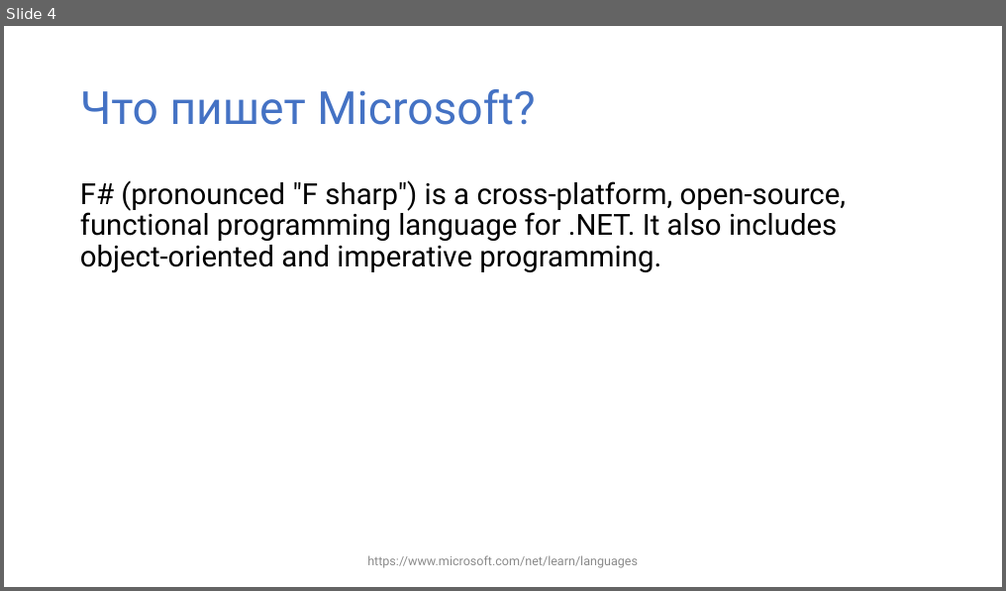
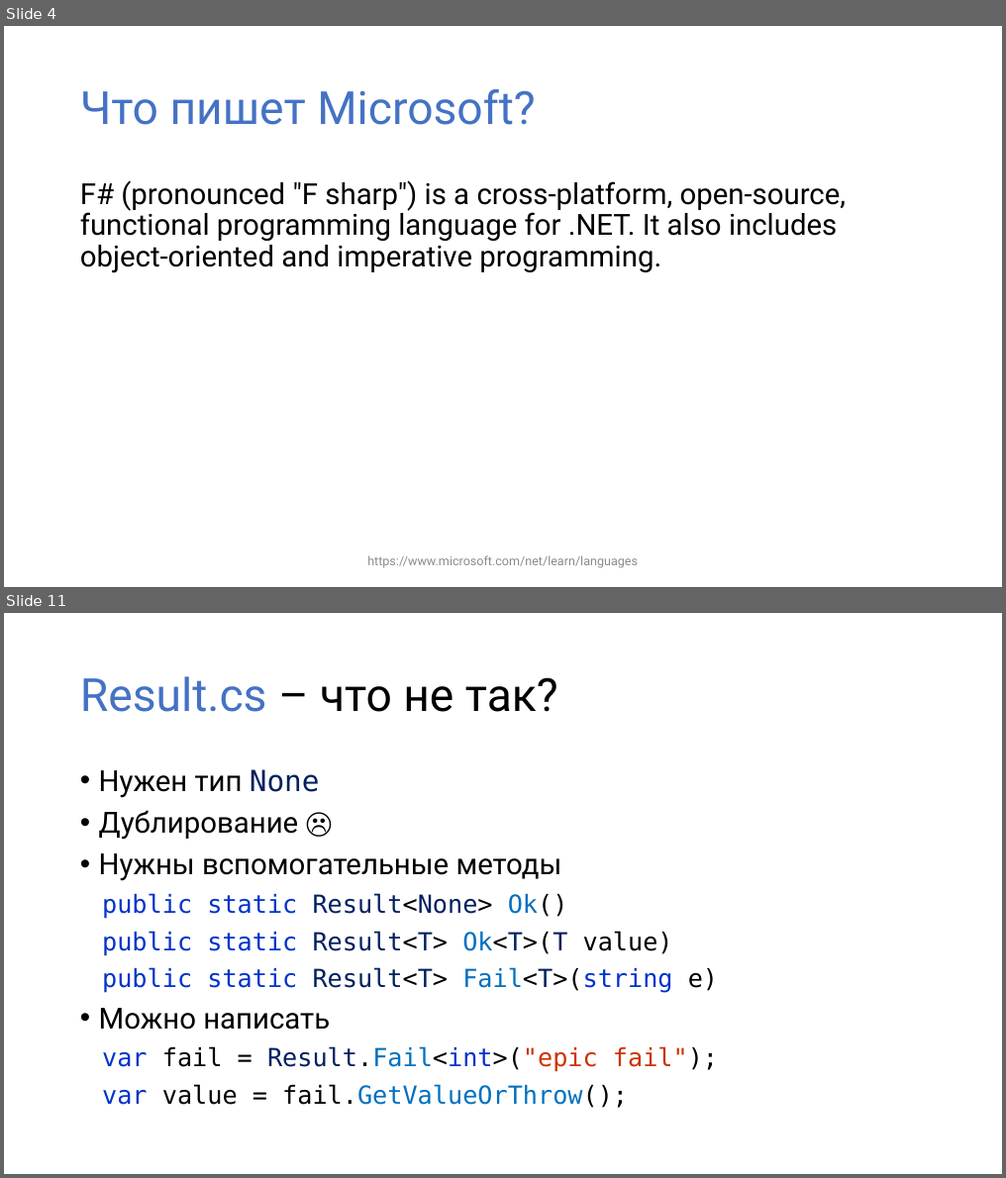
Before and after one commit to yevgeniyredko/shpora-2018-fsharp, a slide deck: shpora-2018-fsharp.pptx. Shown one above the other, each under a label of ours: slide 4 before the commit, slides 4 and 11 after it; the slides between them are not shown. The pictures are 1006x591 and 1006x1178 pixels, drawn with LibreOffice and Linux fonts; fonts in the diff are those of the drawing. Boxes give left, top, right and bottom in pixels: in the first picture for what was removed or moved away, otherwise in the second. Text is boxed around its words. In the diff, an @@ line names an element or a change of style, - is before the commit and + after.

```diff
--- a/shpora-2018-fsharp.pptx
+++ b/shpora-2018-fsharp.pptx
@@ slide 11 added at <box>4,613,1002,1174</box>, background #FFFFFF @@
@@ title added at <box>80,676,558,712</box>, 44 pt, text #000000 @@
+Result.cs – что не так?
@@ text added at <box>99,769,718,1108</box>, 24 pt, text #000000 @@
+• Нужен тип None
+• Дублирование ☹
+• Нужны вспомогательные методы
+public static Result<None> Ok()
+public static Result<T> Ok<T>(T value)
+public static Result<T> Fail<T>(string e)
+• Можно написать
+var fail = Result.Fail<int>("epic fail");
+var value = fail.GetValueOrThrow();
```
Also in this commit, not shown: 2 slides changed, 21 other slides added, 2 slides removed, 1 other file.
